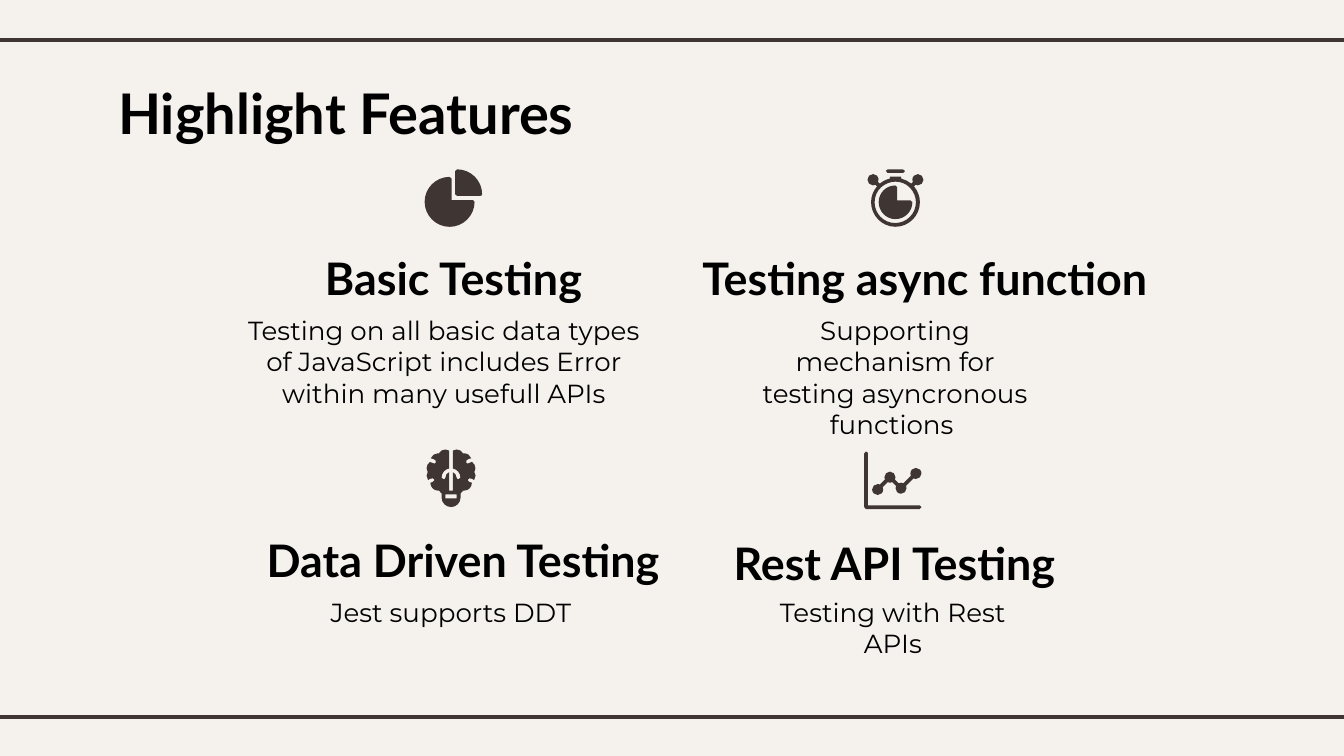
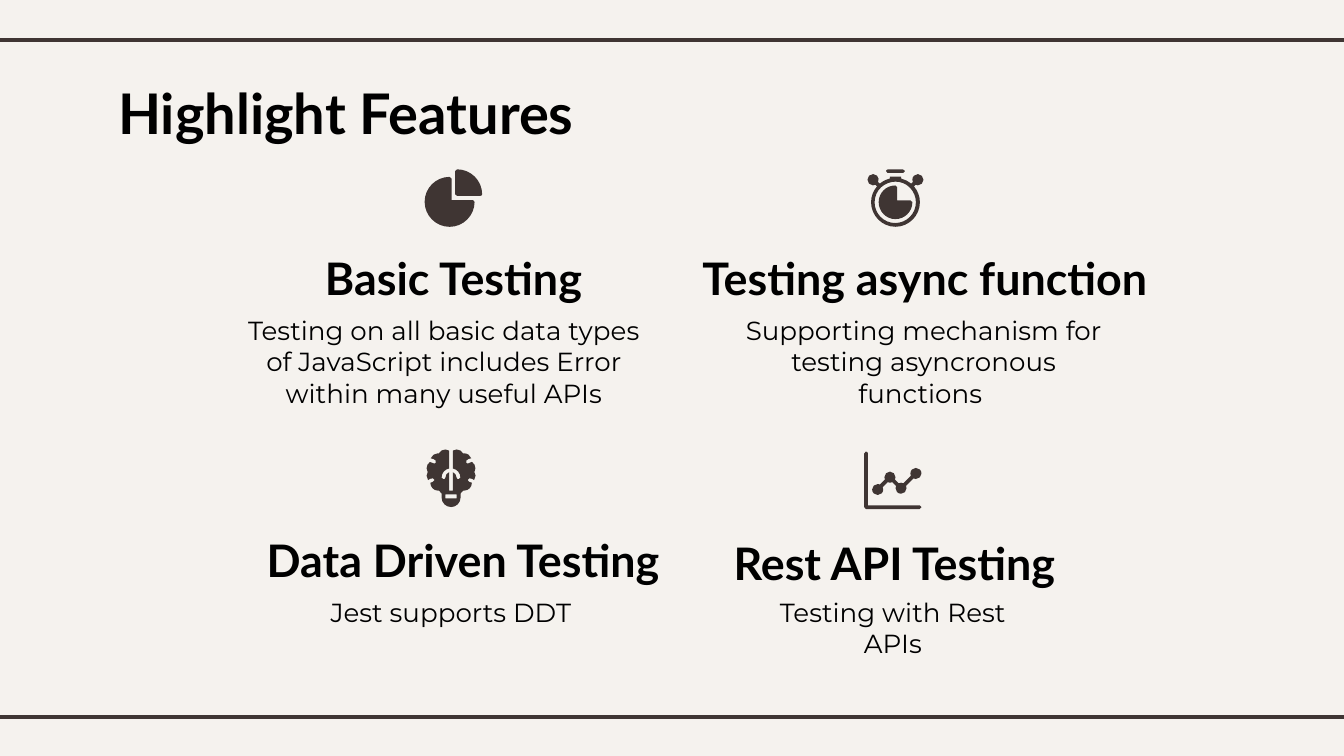
Before and after one commit to xWyvernPx/SWT, a slide deck: slide 10 of SWT.pptx. Drawn at 1344x756 pixels with LibreOffice and Linux fonts; fonts in the diff are those of the drawing. Boxes give left, top, right and bottom in pixels: in the first picture for what was removed or moved away, otherwise in the second. Text is boxed around its words. In the diff, an @@ line names an element or a change of style, - is before the commit and + after.

```diff
--- a/SWT.pptx
+++ b/SWT.pptx
@@ subtitle at bbox=[248, 320, 639, 409]: text changed @@
-Testing on all basic data types of JavaScript includes Error within many usefull APIs
+Testing on all basic data types of JavaScript includes Error within many useful APIs
@@ subtitle "Supporting mechanism for testing asyncronous ..." rewrapped from bbox=[763, 320, 1028, 434] to bbox=[746, 320, 1102, 403] @@
```
Also in this commit, not shown: 8 other slides changed, 1 slide added, 10 other files.
